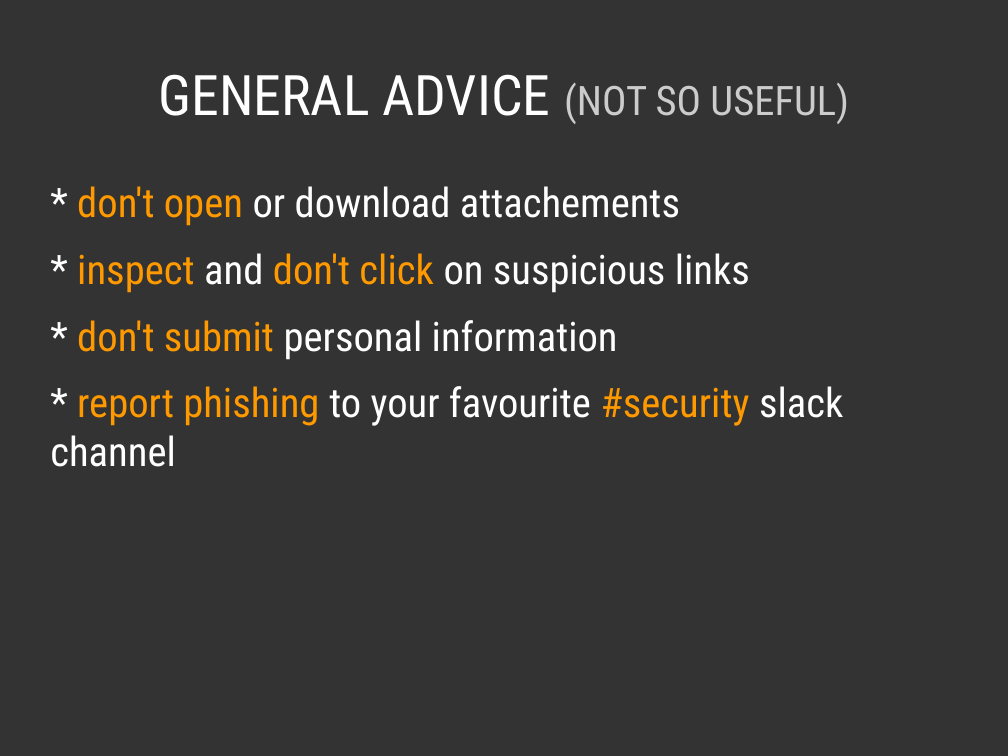
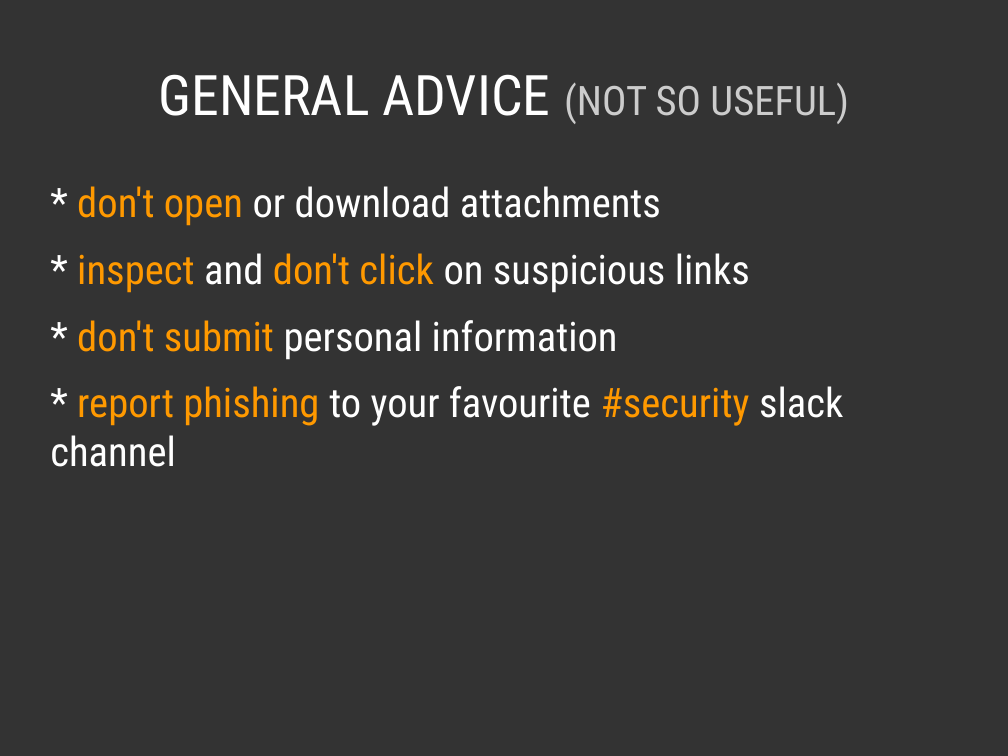
Before and after one commit to pjackowski/presentations, a slide deck: slide 23 of 06-phishing/06-phishing-slides-part-1.odp. Drawn at 1008x756 pixels with LibreOffice and Linux fonts; fonts in the diff are those of the drawing. Boxes give left, top, right and bottom in pixels: in the first picture for what was removed or moved away, otherwise in the second. Text is boxed around its words. In the diff, an @@ line names an element or a change of style, - is before the commit and + after.

```diff
--- a/06-phishing/06-phishing-slides-part-1.odp
+++ b/06-phishing/06-phishing-slides-part-1.odp
@@ text at box(77, 186, 661, 226): text changed @@
-* don't open or download attachements
+* don't open or download attachments
```
Also in this commit, not shown: 1 other slide changed, 1 other file.
